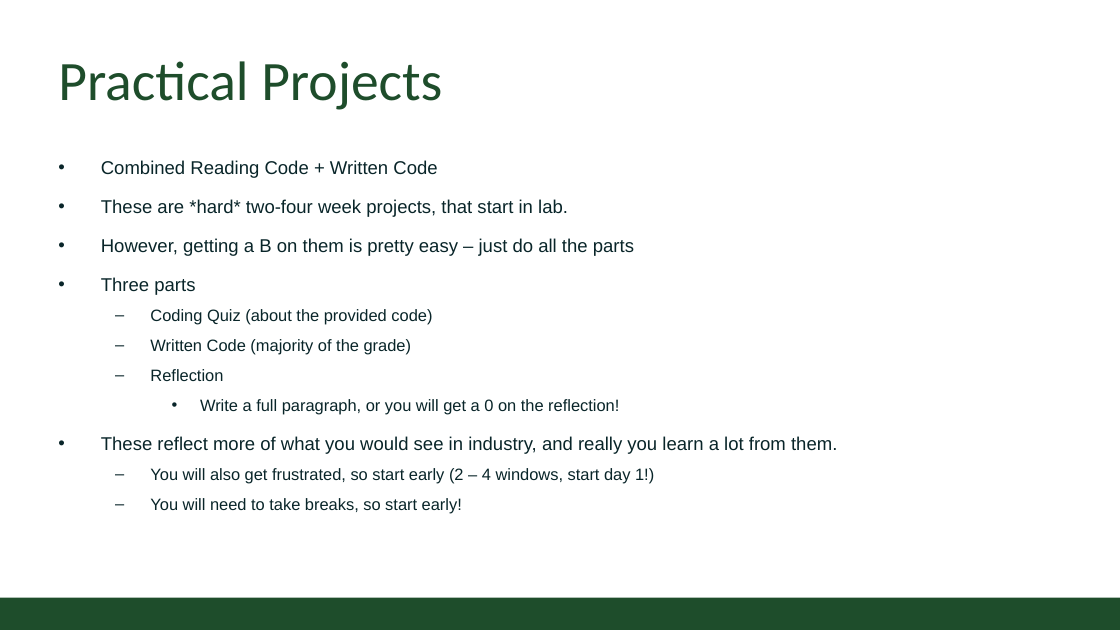
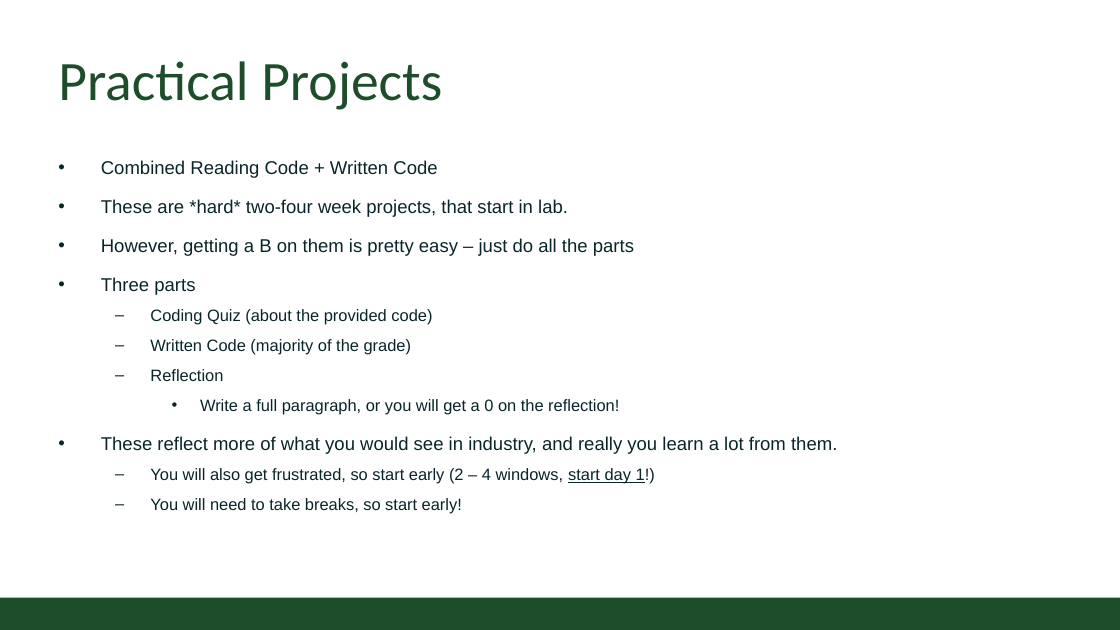
Before and after one commit to CSU-CompSci-CS163-4/Handouts, a slide deck: slide 7 of help session/week1/gold_format.pptx. Drawn at 1120x630 pixels with LibreOffice and Linux fonts; fonts in the diff are those of the drawing; background and template pictures are left out. Boxes give left, top, right and bottom in pixels: in the first picture for what was removed or moved away, otherwise in the second. Text is boxed around its words. In the diff, an @@ line names an element or a change of style, - is before the commit and + after.

```diff
--- a/help session/week1/gold_format.pptx
+++ b/help session/week1/gold_format.pptx
@@ text at [150,468,655,483]: underline on in "start day 1!)" @@
```
Also in this commit, not shown: 8 other slides changed, 1 slide removed.
